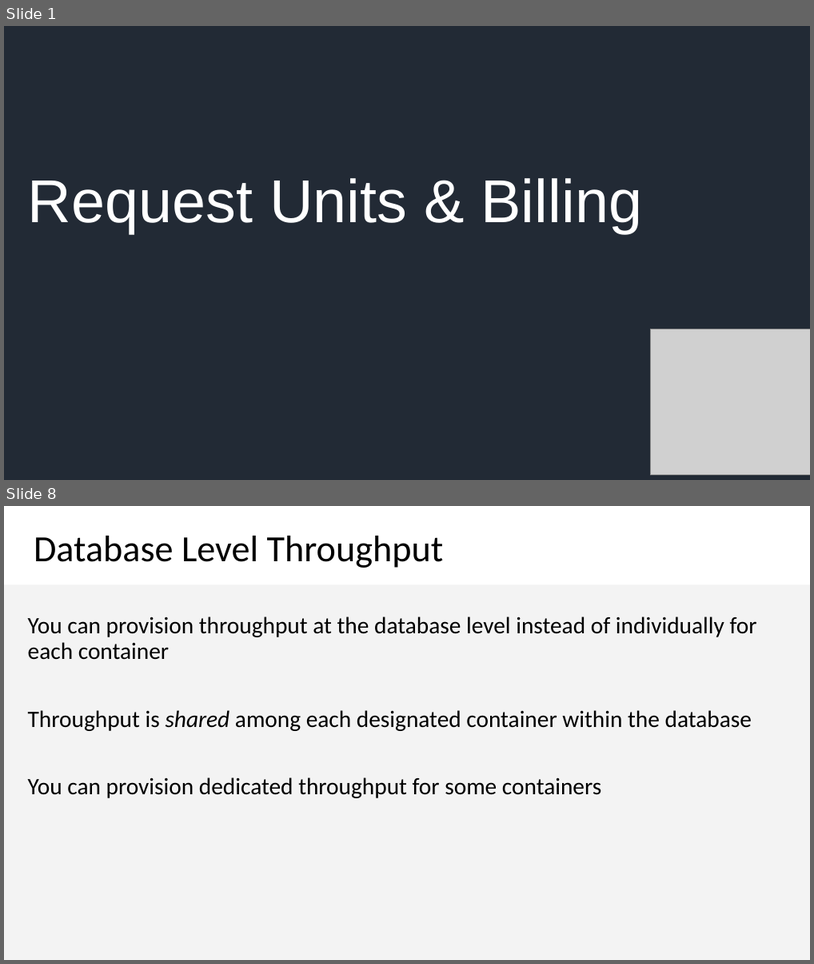
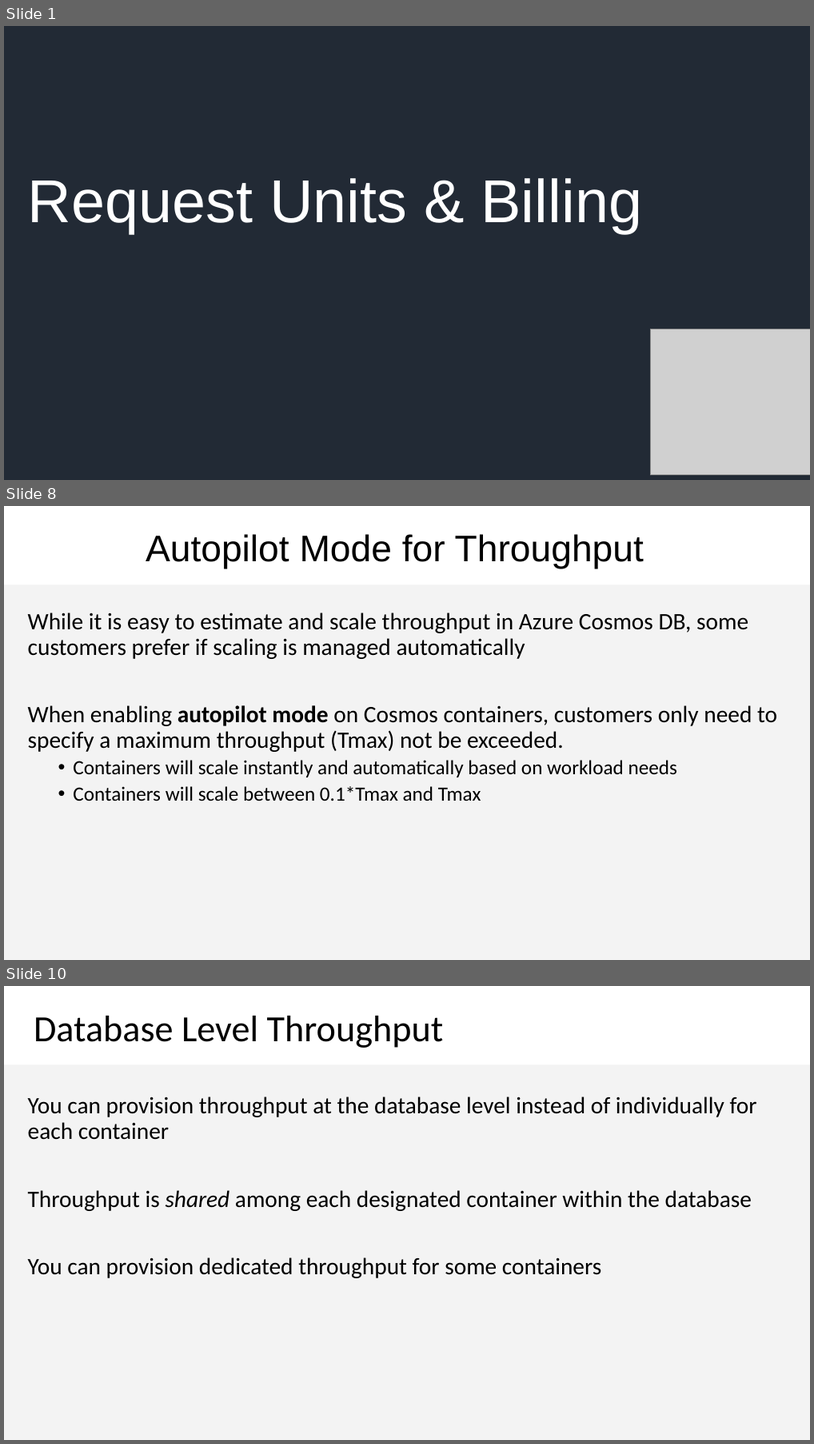
Before and after one commit to CosmosDB/labs, a slide deck: decks/Request-Units-Billing.pptx. Shown one above the other, each under a label of ours: slides 1 and 8 before the commit, slides 1, 8 and 10 after it; the slides between them are not shown. The pictures are 814x964 and 814x1444 pixels, drawn with LibreOffice and Linux fonts; fonts in the diff are those of the drawing; grey boxes stand for pictures. Boxes give left, top, right and bottom in pixels: in the first picture for what was removed or moved away, otherwise in the second. Text is boxed around its words. In the diff, an @@ line names an element or a change of style, - is before the commit and + after.

Commit message:
update autopilot content

```diff
--- a/decks/Request-Units-Billing.pptx
+++ b/decks/Request-Units-Billing.pptx
@@ slide 8 added at [4, 506, 810, 960], background #FFFFFF; not listed: 1 template element that a slide beside it also shows @@
@@ title added at [146, 534, 644, 569], 44 pt, text #000000 @@
+Autopilot Mode for Throughput
@@ text added at [28, 612, 778, 801], 28 pt, text #000000 @@
+While it is easy to estimate and scale throughput in Azure Cosmos DB, some customers prefer if scaling is managed automatically
+When enabling autopilot mode on Cosmos containers, customers only need to specify a maximum throughput (Tmax) not be exceeded.
+  • Containers will scale instantly and automatically based on workload needs
+  • Containers will scale between 0.1*Tmax and Tmax
@@ what was slide 8 is now slide 10 @@
```
Also in this commit, not shown: 6 slides changed, 1 other slide added, 1 other file.
